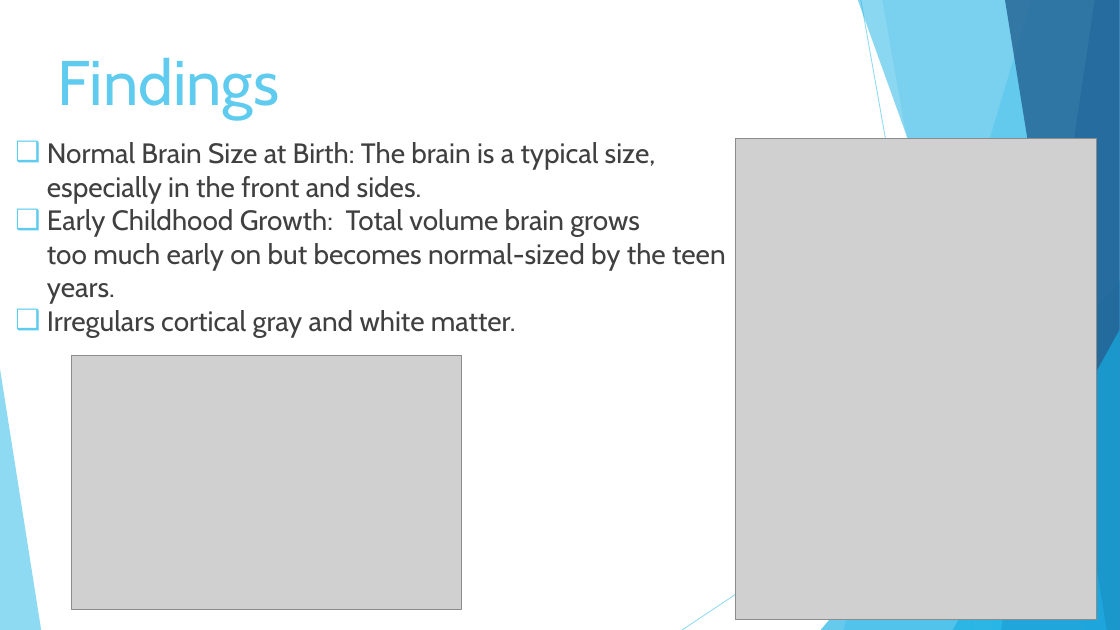
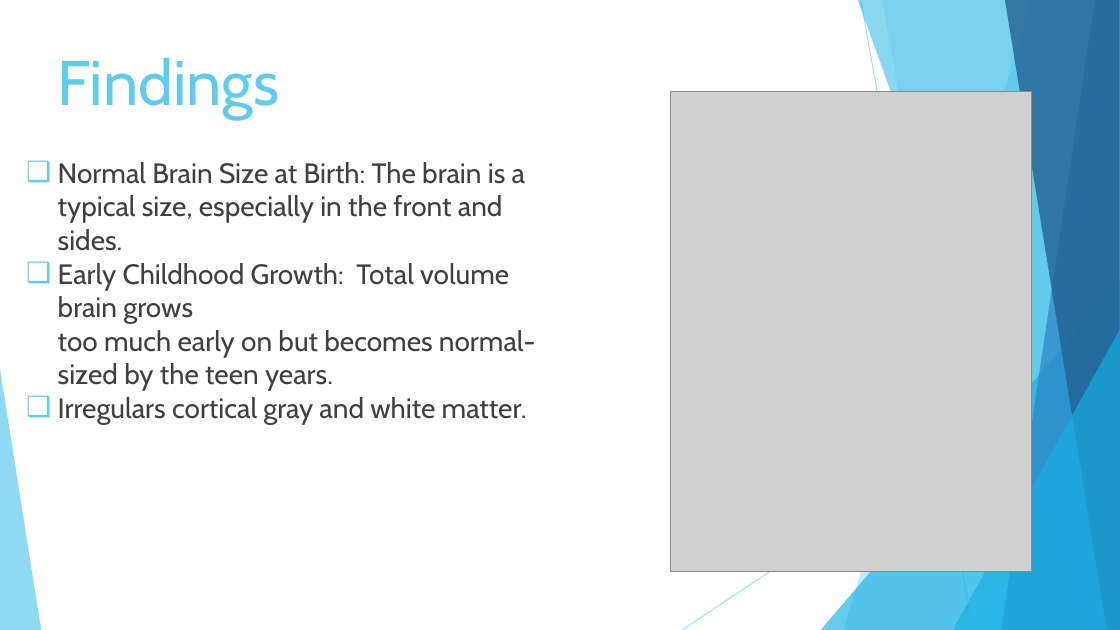
Before and after one commit to NitzanEz/Final-Project, a slide deck: slide 7 of Final presentation Phase A-24-2-R-8.pptx. Drawn at 1120x630 pixels with LibreOffice and Linux fonts; fonts in the diff are those of the drawing; grey boxes stand for pictures. Boxes give left, top, right and bottom in pixels: in the first picture for what was removed or moved away, otherwise in the second. Text is boxed around its words. In the diff, an @@ line names an element or a change of style, - is before the commit and + after.

```diff
--- a/Final presentation Phase A-24-2-R-8.pptx
+++ b/Final presentation Phase A-24-2-R-8.pptx
@@ text "Normal Brain Size at Birth: ..." rewrapped from box(47, 142, 726, 337) to box(58, 162, 536, 425) @@
@@ picture: place and size @@
-picture at box(735, 139, 1096, 619)
+picture at box(670, 92, 1032, 572)
@@ picture removed at box(71, 355, 460, 610) @@
```
